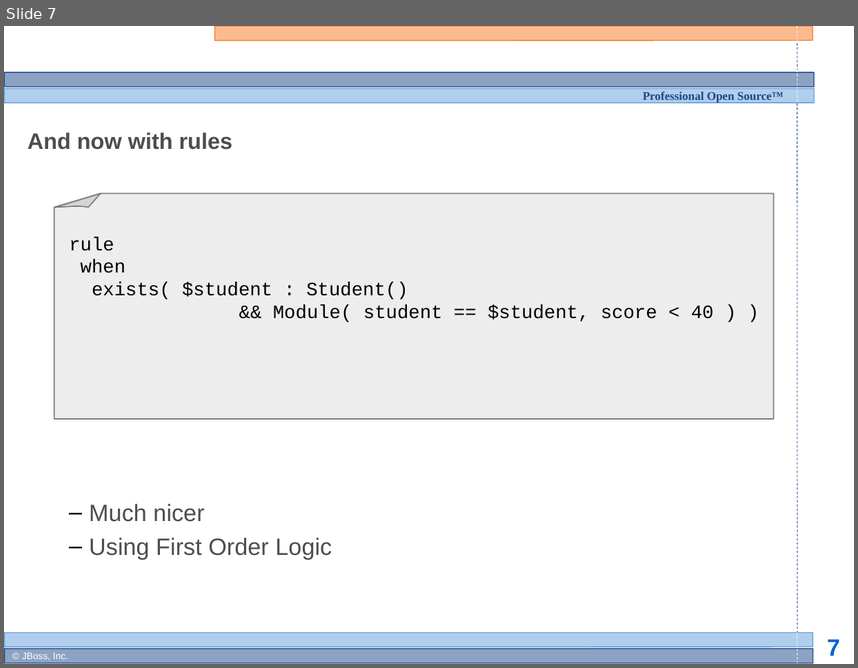
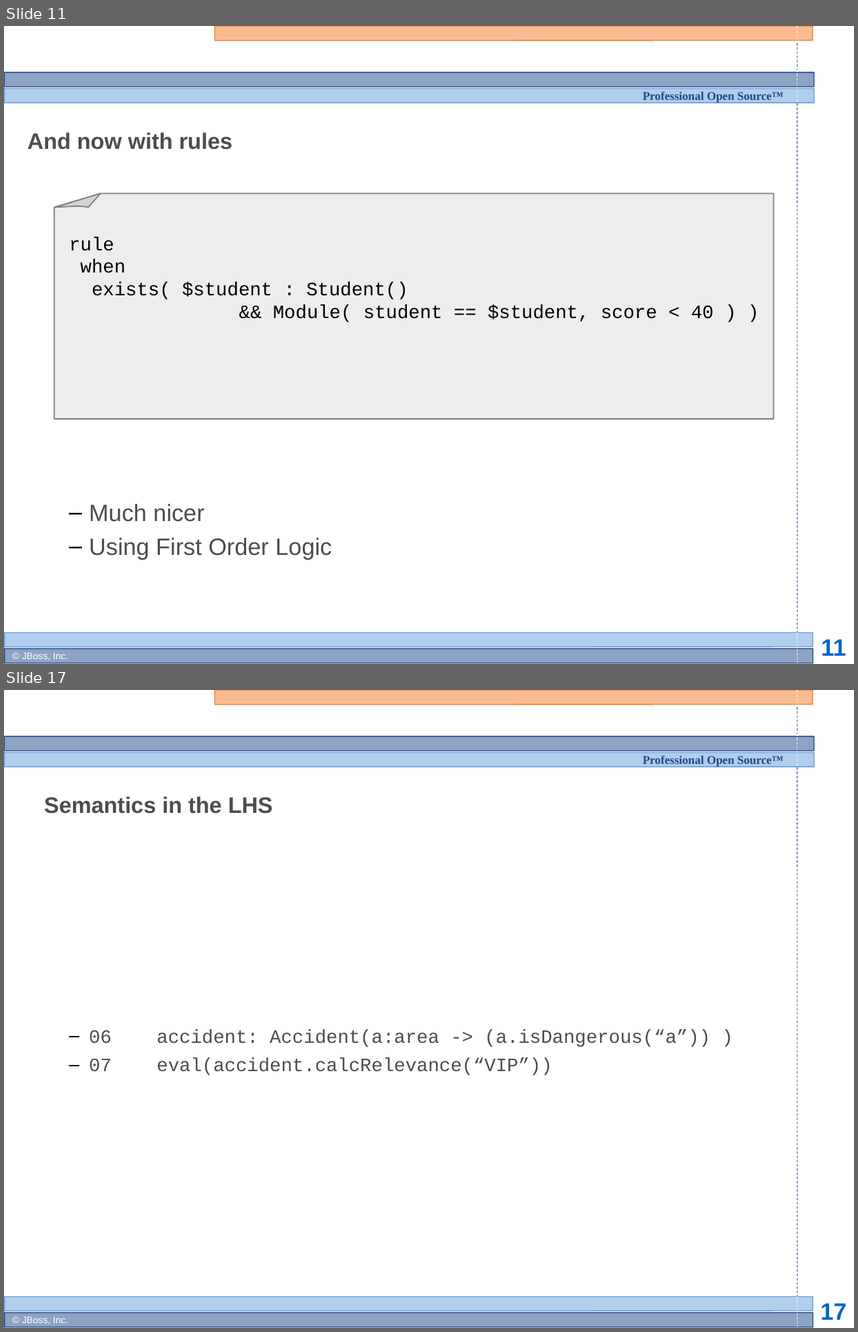
Before and after one commit to bobmcwhirter/drools, a slide deck: documentation/training/developers-course/Module 2 - JBoss Rules Intro.odp. Shown one above the other, each under a label of ours: slide 7 before the commit, slides 11 and 17 after it; the slides between them are not shown. The pictures are 858x668 and 858x1332 pixels, drawn with LibreOffice and Linux fonts; fonts in the diff are those of the drawing; background and template pictures are left out. Boxes give left, top, right and bottom in pixels: in the first picture for what was removed or moved away, otherwise in the second. Text is boxed around its words. In the diff, an @@ line names an element or a change of style, - is before the commit and + after.

```diff
--- a/documentation/training/developers-course/Module 2 - JBoss Rules Intro.odp
+++ b/documentation/training/developers-course/Module 2 - JBoss Rules Intro.odp
@@ slide 17 added at (x1=4, y1=690, x2=854, y2=1328), background #FFFFFF; not listed: 13 template elements that a slide beside it also shows @@
@@ title added at (x1=44, y1=796, x2=273, y2=814), 19 pt, text #4D4D4D, bold @@
+Semantics in the LHS
@@ subtitle added at (x1=89, y1=1029, x2=711, y2=1075), 16 pt, text #4D4D4D @@
+  – 06 accident: Accident(a:area -> (a.isDangerous(“a”)) )
+  – 07 eval(accident.calcRelevance(“VIP”))
@@ what was slide 7 is now slide 11 @@
@@ page number at (x1=821, y1=639, x2=846, y2=655): text changed @@
-7
+11
```
Also in this commit, not shown: 12 other slides added, 1 other file.
